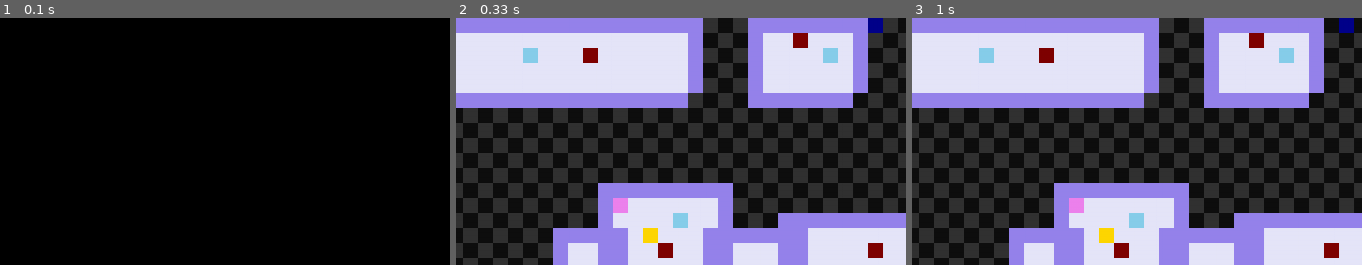
Above: before the commit, frames 1-3 (left to right).
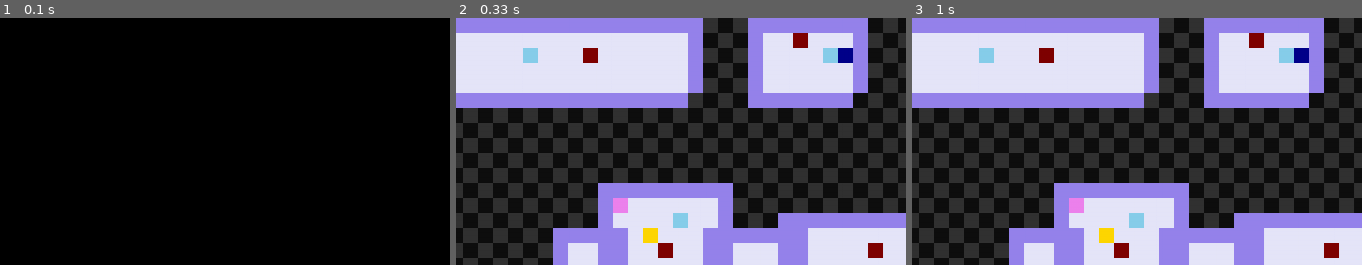
Above: after the commit, the same moments.

Repository: alice-ch/AP_Hackathon
Game: pygame game, started from main.py
The game is run twice, just before and just after one commit, with the same random seed, the same clock (stepped at 60 frames per second) and the same inputs.
Inputs:
- Up to frame 1 (0.1 s): no input
- Up to frame 2 (0.33 s): no input
- Up to frame 3 (1 s): hold Right 0.33-0.8 s
The pictures show only the part of the screen within x 3-53%, y 0-50%; the shares and areas given below are measured in that part.

Frame 1 is identical in both runs. In frame 2, 0.4% of the frame differs, in the area x 84-95%, y 0-19%; in frame 3, 0.4%.

Commit message:
Déplacement de la pièce

Diff:
--- a/main.py
+++ b/main.py
@@ -58,7 +58,7 @@
         self.is_running = True
         self.screen = screen
         self.piece = Piece()
-        self.forbidden_cases = np.full((NUMBER_OF_TILES_HEIGHT, NUMBER_OF_TILES_WIDGHT), 0)
+        self.forbidden_cases = np.full((NUMBER_OF_TILES_HEIGHT, NUMBER_OF_TILES_WIDGHT), -1)
 
     def display_checkerboard(self):
         self.screen.fill(SCREEN_COLOR)
@@ -72,13 +72,17 @@
             rect = pygame.Rect(0, (i+k)* TILES_SIZE, l*TILES_SIZE, TILES_SIZE)
             pygame.draw.rect(self.screen, (255,255,255), rect)
 
+    def update_forbidden_cases(self):
+        for a in range(len(ROOMS_HEIGHT)):
+            for i in range(1,ROOMS_HEIGHT[a]-1):
+                for j in range(1, ROOMS_WIDGHT[a]-1):
+                    self.forbidden_cases[i,j] = 0
+
     def display_rooms(self):
         for a in range(len(ROOMS_HEIGHT)):
-            for j in range(ROOMS_HEIGHT[a]):
-                for i in range(ROOMS_WIDGHT[a]):
-                    rect = pygame.Rect((ROOMS_LOCx[a]+ i)* TILES_SIZE, (ROOMS_LOCy[a]+ j) * TILES_SIZE, TILES_SIZE, TILES_SIZE)
-                    pygame.draw.rect(self.screen, ROOMS_COLOR, rect)
-                    self.forbidden_cases[ROOMS_LOCy[a]+ j,ROOMS_LOCx[a]+ i] = -1
+            rect = pygame.Rect((ROOMS_LOCx[a])* TILES_SIZE, (ROOMS_LOCy[a]) * TILES_SIZE, TILES_SIZE*ROOMS_WIDGHT[a], TILES_SIZE*ROOMS_HEIGHT[a])
+            pygame.draw.rect(self.screen, ROOMS_COLOR, rect)
+        #affichage des fonds de salles
         for a in range(len(ROOMS_HEIGHT)):
             for j in range(ROOMS_HEIGHT[a]):
                 rect = pygame.Rect((ROOMS_LOCx[a])*TILES_SIZE,(ROOMS_LOCy[a]+j) * TILES_SIZE, TILES_SIZE, TILES_SIZE)
@@ -157,8 +161,8 @@
     def __init__(self):
         self.shape = np.array([1])
         self.position = [
-            0,
-            NUMBER_OF_TILES_WIDGHT // 2 - 1,
+            2,
+            NUMBER_OF_TILES_WIDGHT // 2 - 3,
         ]  # middle pour l'instant, à modifier
         self.deplacement = 0 # pas de déplacement initial (prend des valeurs entre 0 et 4, 0 à l'arret, 1G, 2D, 3H, 4B)
         self.vie = 5 # barre de vie qui est vouée à décroitre (ou augmenter)
